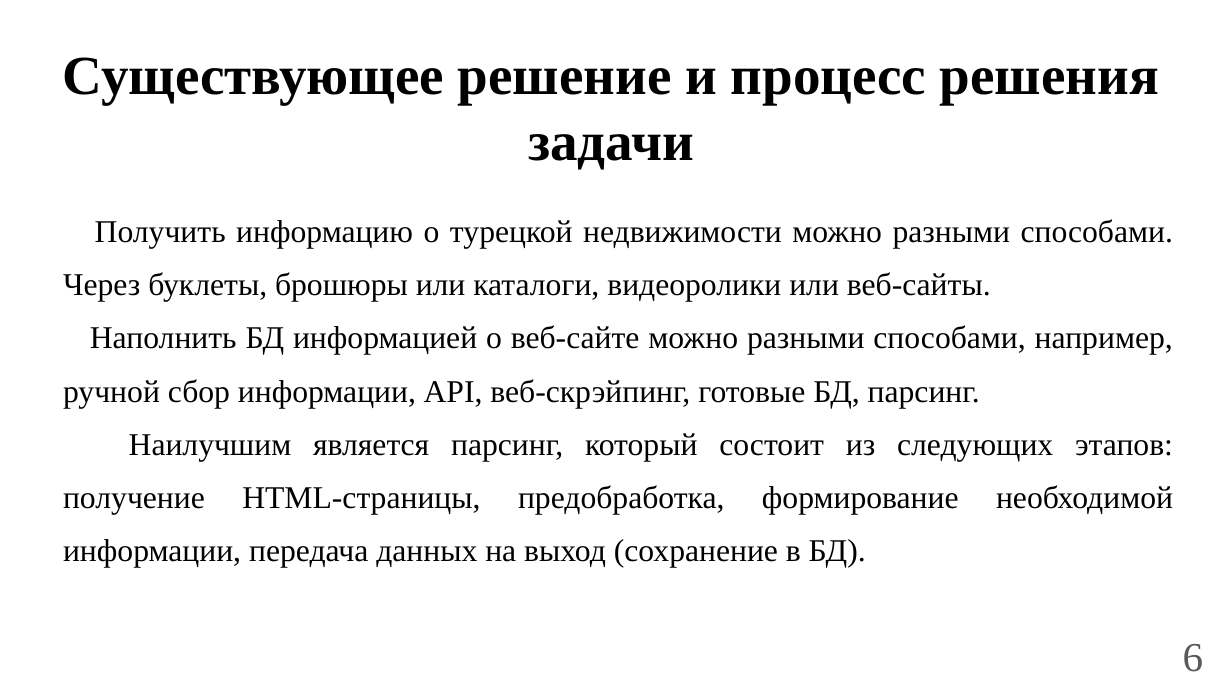
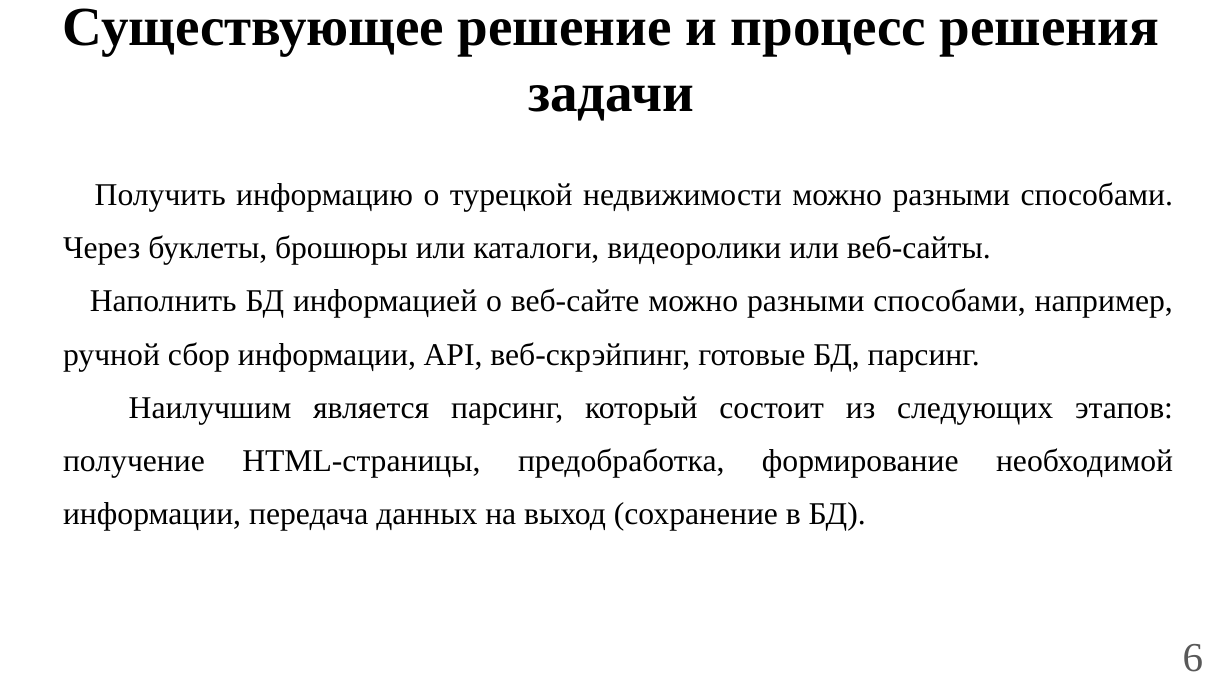
Before and after one commit to OkejoTM/Diploma, a slide deck: slide 6 of Presentation.pptx. Drawn at 1232x693 pixels with LibreOffice and Linux fonts; fonts in the diff are those of the drawing. Boxes give left, top, right and bottom in pixels: in the first picture for what was removed or moved away, otherwise in the second. Text is boxed around its words. In the diff, an @@ line names an element or a change of style, - is before the commit and + after.

```diff
--- a/Presentation.pptx
+++ b/Presentation.pptx
@@ title "Существующее решение и процесс решения ...": place and size @@
-title "Существующее решение и процесс решения ..." at (63, 57, 1159, 170)
+title "Существующее решение и процесс решения ..." at (63, 8, 1159, 121)
@@ text "Получить информацию о турецкой недвижимости ...": place and size @@
-text "Получить информацию о турецкой недвижимости ..." at (63, 219, 1173, 568)
+text "Получить информацию о турецкой недвижимости ..." at (63, 182, 1173, 530)
```
Also in this commit, not shown: 6 other slides changed, 6 slides added, 1 slide removed, 9 other files.
